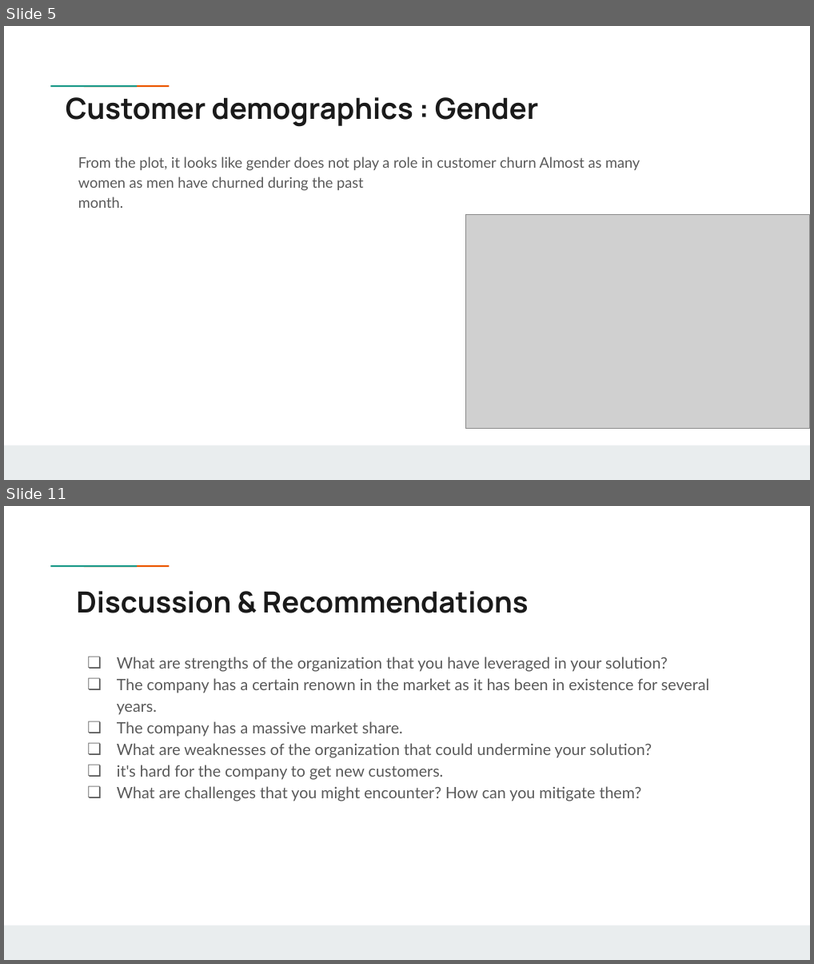
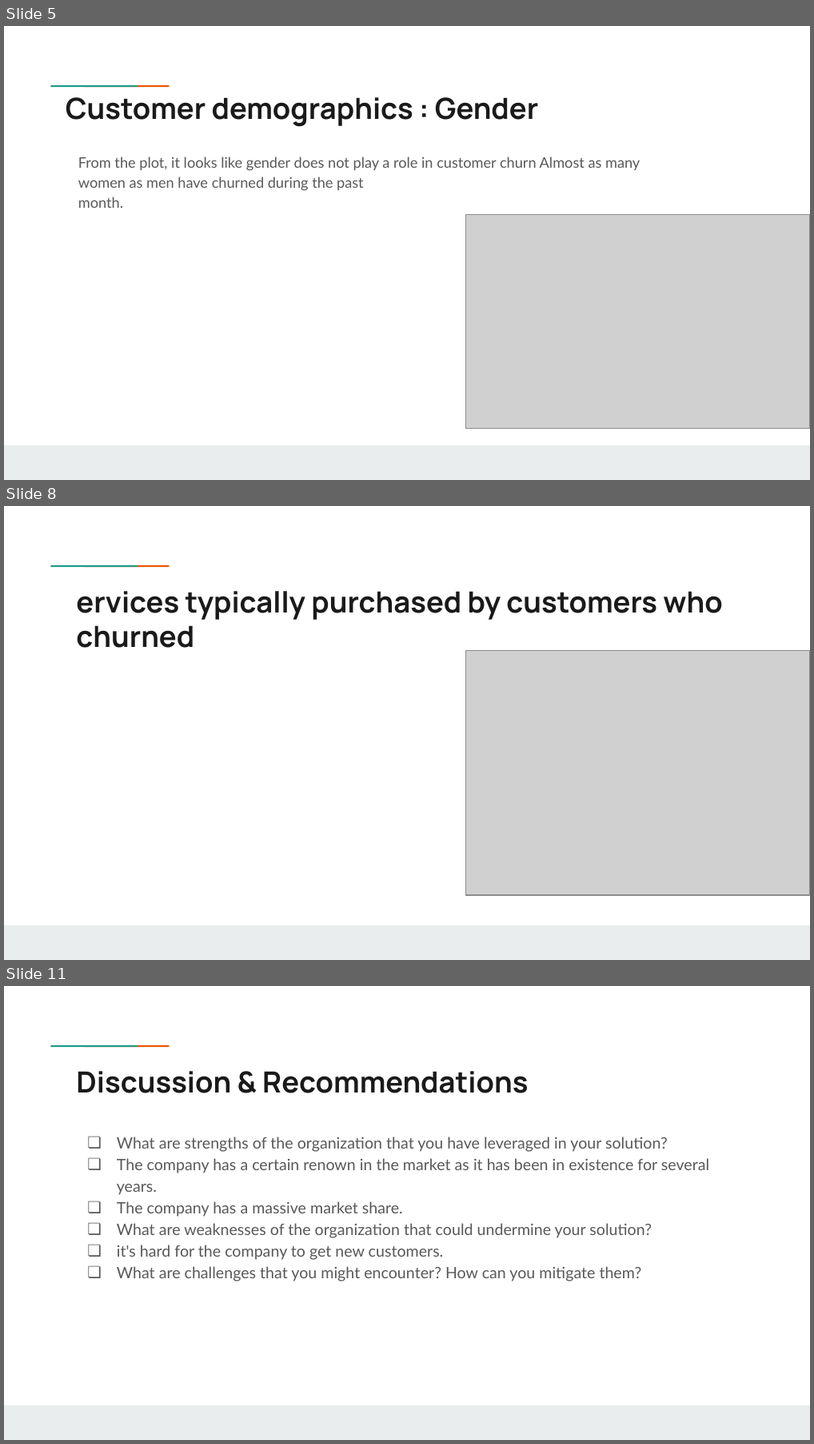
Before and after one commit to Chvava11/Bi_project_customer_churn, a slide deck: Result/Vanessa’s project .pptx. Shown one above the other, each under a label of ours: slides 5 and 11 before the commit, slides 5, 8 and 11 after it; the slides between them are not shown. The pictures are 814x964 and 814x1444 pixels, drawn with LibreOffice and Linux fonts; fonts in the diff are those of the drawing; grey boxes stand for pictures; background and template pictures are left out. Boxes give left, top, right and bottom in pixels: in the first picture for what was removed or moved away, otherwise in the second. Text is boxed around its words. In the diff, an @@ line names an element or a change of style, - is before the commit and + after.

```diff
--- a/Result/Vanessa’s project .pptx
+++ b/Result/Vanessa’s project .pptx
@@ slide 8 added at (4,506,810,960), background #FFFFFF; not listed: 3 template elements that a slide beside it also shows @@
@@ title added at (76,591,722,648), 26 pt, text #1A1A1A, bold @@
+ervices typically purchased by customers who churned
@@ picture added at (466,650,810,896) @@
```
Also in this commit, not shown: 4 slides changed, 1 slide removed, 1 other file.
